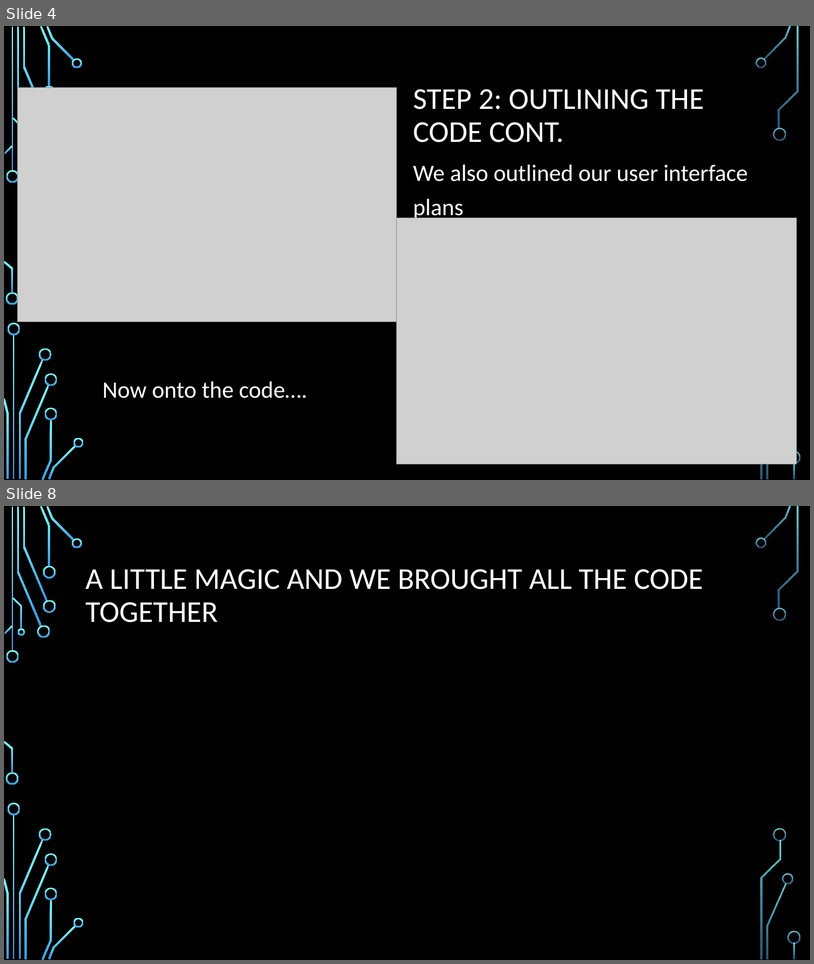
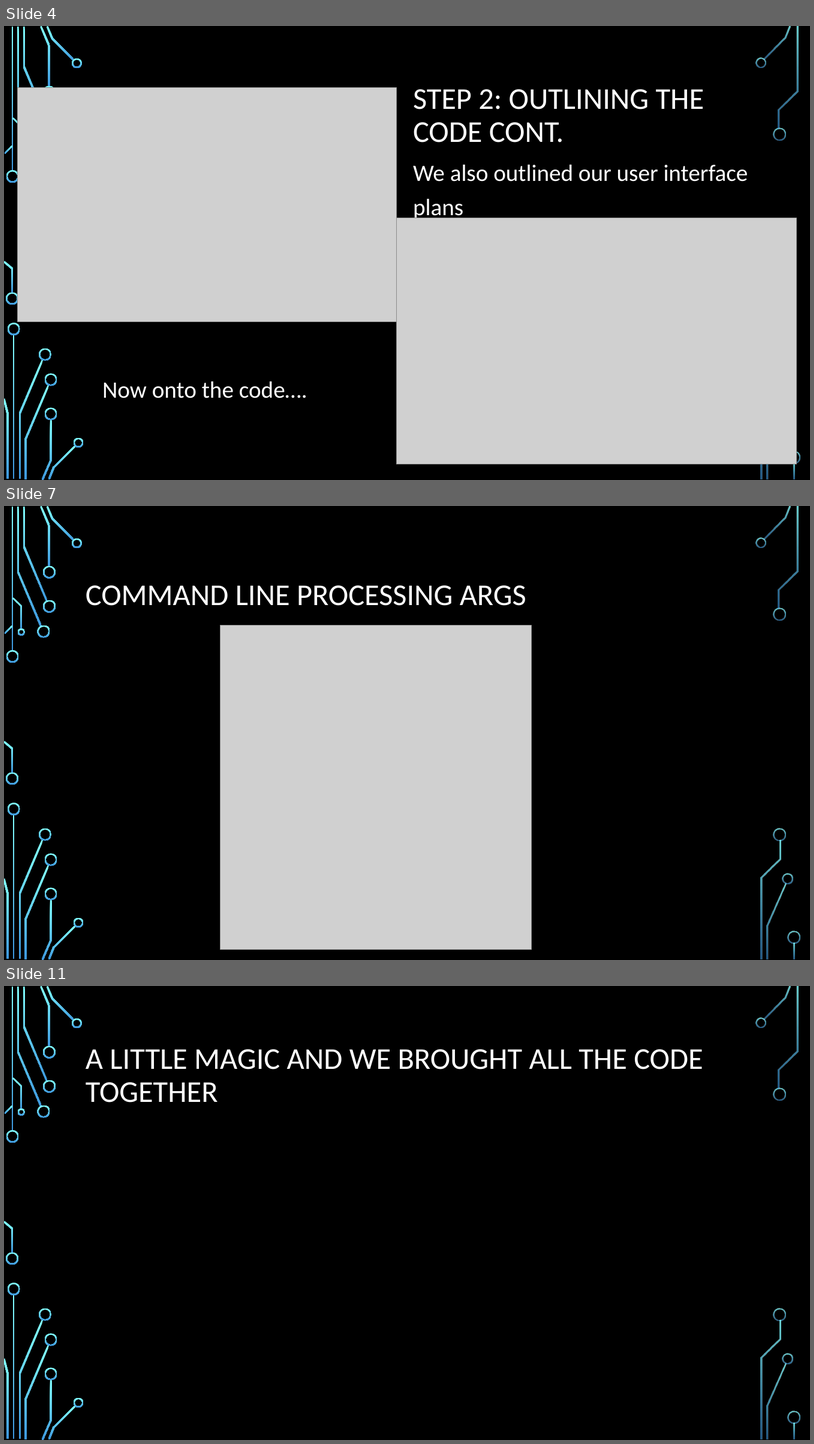
Before and after one commit to deepbluesea20003/project, a slide deck: Presentation.pptx. Shown one above the other, each under a label of ours: slides 4 and 8 before the commit, slides 4, 7 and 11 after it; the slides between them are not shown. The pictures are 814x964 and 814x1444 pixels, drawn with LibreOffice and Linux fonts; fonts in the diff are those of the drawing; grey boxes stand for pictures; background and template pictures are left out. Boxes give left, top, right and bottom in pixels: in the first picture for what was removed or moved away, otherwise in the second. Text is boxed around its words. In the diff, an @@ line names an element or a change of style, - is before the commit and + after.

```diff
--- a/Presentation.pptx
+++ b/Presentation.pptx
@@ slide 7 added at [4, 506, 810, 960], background picture (left out); not listed: 36 template elements that a slide beside it also shows @@
@@ title added at [86, 585, 527, 606], 36 pt, text #FFFFFF @@
+COMMAND LINE PROCESSING ARGS
@@ picture added at [221, 625, 531, 949] @@
@@ what was slide 8 is now slide 11 @@
```
Also in this commit, not shown: 4 slides changed, 2 other slides added.
